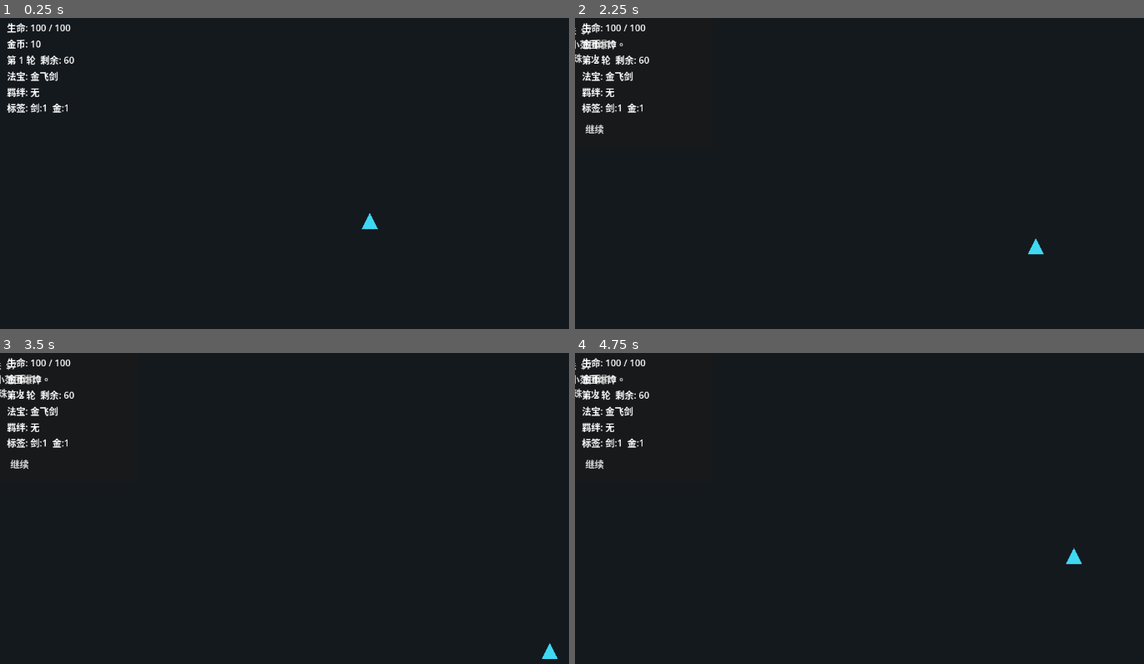
Above: before the commit, frames 1-4 (two rows, left to right).
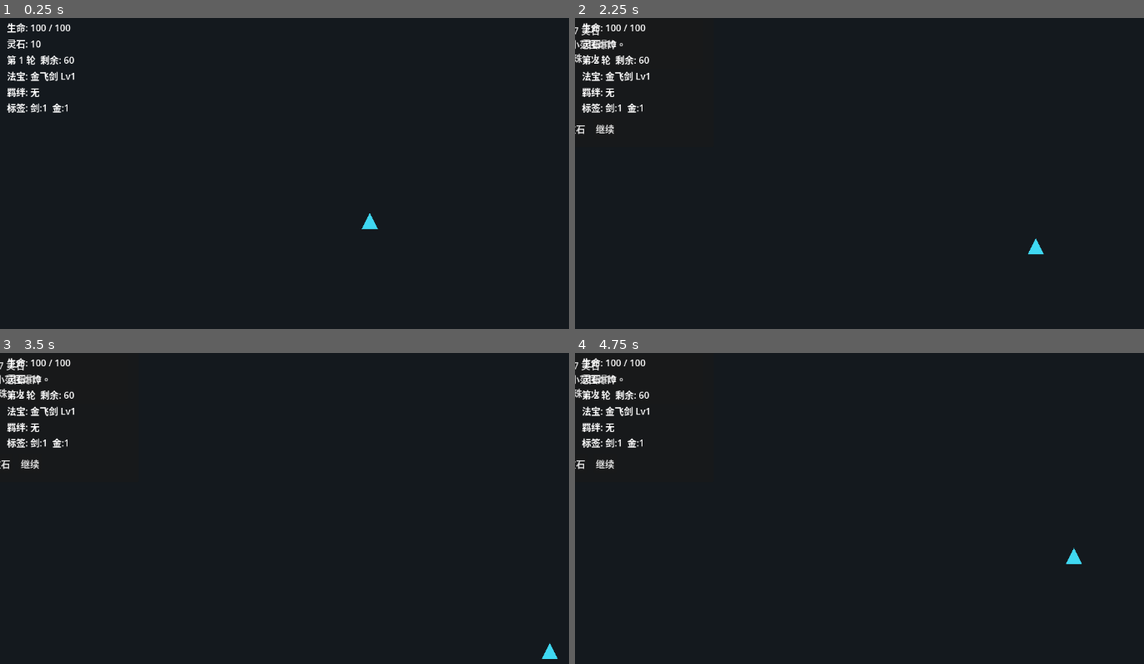
Above: after the commit, the same moments.

Repository: 4everGodK/build-rogue
Game: Godot game, scene res://scenes/Main.tscn
The game is run twice, just before and just after one commit, with the same random seed, the same clock (stepped at 60 frames per second) and the same inputs.
Inputs:
- Up to frame 1 (0.25 s): no input
- Up to frame 2 (2.25 s): tap Enter at 0.5 s; hold Right (ui_right) 0.53-1.25 s; tap T at 0.6, 2.1 s; click "继续" at 1.25 s; tap Space at 2 s; hold Down (ui_down) from 2.03 s (still down)
- Up to frame 3 (3.5 s): release Down (ui_down) at 2.78 s; hold Right (ui_right) from 2.78 s (still down); tap T at 2.85 s
- Up to frame 4 (4.75 s): release Right (ui_right) at 3.53 s; hold Up (ui_up) 3.53-4.28 s; tap T at 3.6, 4.35 s; tap Enter at 4.25 s; hold Left (ui_left) from 4.28 s (still down)

The runs differ from the first frame. In frame 1, less than 0.1% of the frame differs, in the area x 1-14%, y 6-21%; in frame 2, 0.3%, in the area x 0-14%, y 2-38%; in frame 3, 0.3%; in frame 4, 0.3%.

Commit message:
Add artifact fusion upgrades

Diff:
--- a/scripts/artifact_controller.gd
+++ b/scripts/artifact_controller.gd
@@ -16,11 +16,10 @@
 
 func set_artifacts(next_artifacts: Array) -> void:
 	artifacts = next_artifacts.duplicate(true)
-	while cooldowns.size() < artifacts.size():
-		var artifact: Dictionary = artifacts[cooldowns.size()]
-		cooldowns.append(randf_range(0.05, artifact.get("cooldown", 1.0)))
-	if cooldowns.size() > artifacts.size():
-		cooldowns.resize(artifacts.size())
+	cooldowns.clear()
+	for artifact in artifacts:
+		var typed_artifact: Dictionary = artifact
+		cooldowns.append(randf_range(0.05, _effective_cooldown(typed_artifact)))
 
 func _process(delta: float) -> void:
 	if not is_instance_valid(owner_player) or projectile_scene == null:
@@ -31,7 +30,7 @@
 		cooldowns[index] -= delta
 		if cooldowns[index] <= 0.0:
 			_try_attack(artifact)
-			cooldowns[index] = artifact.get("cooldown", 1.0)
+			cooldowns[index] = _effective_cooldown(artifact)
 
 func _try_attack(artifact: Dictionary) -> void:
 	var target: Enemy = _find_nearest_enemy()
@@ -40,7 +39,7 @@
 
 	# Attack behavior is selected by data, so Player stays unaware of artifact types.
 	var attack_type: String = artifact.get("attack_type", "projectile")
-	var damage: float = float(artifact.get("damage", 1.0))
+	var damage: float = _effective_damage(artifact)
 	if attack_type == "projectile":
 		damage *= synergy_manager.projectile_damage_multiplier()
 
@@ -55,6 +54,15 @@
 	projectile_container.add_child(projectile)
 	projectile.setup(owner_player.global_position, target.global_position, damage, options)
 
+func _effective_damage(artifact: Dictionary) -> float:
+	var level: int = int(artifact.get("level", 1))
+	return float(artifact.get("damage", 1.0)) * (1.0 + 0.5 * float(level - 1))
+
+func _effective_cooldown(artifact: Dictionary) -> float:
+	var level: int = int(artifact.get("level", 1))
+	var cooldown_multiplier: float = max(0.55, 1.0 - 0.07 * float(level - 1))
+	return float(artifact.get("cooldown", 1.0)) * cooldown_multiplier
+
 func _find_nearest_enemy() -> Enemy:
 	var nearest: Enemy = null
 	var nearest_distance: float = INF
--- a/scripts/game_ui.gd
+++ b/scripts/game_ui.gd
@@ -11,7 +11,7 @@
 	hp_label.text = "生命: %d / %d" % [current_hp, max_hp]
 
 func set_gold(gold: int) -> void:
-	gold_label.text = "金币: %d" % gold
+	gold_label.text = "灵石: %d" % gold
 
 func set_wave_time(wave: int, time_left: float) -> void:
 	wave_label.text = "第 %d 轮  剩余: %02d" % [wave, max(0, int(ceil(time_left)))]
@@ -23,7 +23,10 @@
 
 	var names: Array[String] = []
 	for artifact in artifacts:
-		names.append(artifact.get("display_name", "未知法宝"))
+		names.append("%s Lv%d" % [
+			artifact.get("display_name", "未知法宝"),
+			int(artifact.get("level", 1))
+		])
 	artifact_label.text = "法宝: " + "、".join(names)
 
 func set_synergies(active_synergies: Dictionary, tag_counts: Dictionary) -> void:
--- a/scripts/player.gd
+++ b/scripts/player.gd
@@ -5,6 +5,8 @@
 signal gold_changed(gold: int)
 signal artifacts_changed(artifacts: Array)
 signal died
+
+const FUSION_COUNT: int = 3
 
 @export var move_speed: float = 220.0
 @export var max_hp: int = 100
@@ -69,6 +71,38 @@
 	return true
 
 func add_artifact(artifact: Dictionary) -> void:
-	artifact_inventory.append(artifact.duplicate(true))
+	var new_artifact: Dictionary = artifact.duplicate(true)
+	if not new_artifact.has("level"):
+		new_artifact["level"] = 1
+	artifact_inventory.append(new_artifact)
+	var artifact_id: String = str(new_artifact.get("id", ""))
+	_resolve_fusions(artifact_id, int(new_artifact.get("level", 1)))
+	_sync_artifacts()
+
+func _resolve_fusions(artifact_id: String, starting_level: int) -> void:
+	var current_level: int = starting_level
+	var fused: bool = true
+	while fused:
+		fused = false
+		var matching_indices: Array[int] = _find_matching_artifact_indices(artifact_id, current_level)
+		if matching_indices.size() >= FUSION_COUNT:
+			for remove_index in range(FUSION_COUNT - 1, -1, -1):
+				artifact_inventory.remove_at(matching_indices[remove_index])
+
+			var upgraded_artifact: Dictionary = ArtifactCatalog.get_artifact(artifact_id)
+			upgraded_artifact["level"] = current_level + 1
+			artifact_inventory.append(upgraded_artifact)
+			current_level += 1
+			fused = true
+
+func _find_matching_artifact_indices(artifact_id: String, level: int) -> Array[int]:
+	var indices: Array[int] = []
+	for index in artifact_inventory.size():
+		var artifact: Dictionary = artifact_inventory[index]
+		if artifact.get("id", "") == artifact_id and int(artifact.get("level", 1)) == level:
+			indices.append(index)
+	return indices
+
+func _sync_artifacts() -> void:
 	artifacts_changed.emit(artifact_inventory)
 	artifact_controller.set_artifacts(artifact_inventory)
--- a/scripts/shop_panel.gd
+++ b/scripts/shop_panel.gd
@@ -19,13 +19,13 @@
 
 func open_shop(wave: int, offers: Array[Dictionary], player_gold: int, reroll_cost: int) -> void:
 	current_offers = offers.duplicate(true)
-	title_label.text = "第 %d 轮结束 - 商店  金币:%d" % [wave, player_gold]
-	reroll_button.text = "刷新 -%d" % reroll_cost
+	title_label.text = "第 %d 轮结束 - 商店  灵石:%d" % [wave, player_gold]
+	reroll_button.text = "刷新 -%d 灵石" % reroll_cost
 	_render_offers(player_gold)
 	show()
 
 func refresh_gold(player_gold: int, reroll_cost: int) -> void:
-	title_label.text = title_label.text.split("  金币:")[0] + ("  金币:%d" % player_gold)
+	title_label.text = title_label.text.split("  灵石:")[0] + ("  灵石:%d" % player_gold)
 	reroll_button.disabled = player_gold < reroll_cost
 	_render_offers(player_gold)
 
@@ -45,7 +45,7 @@
 	var price: int = offer.get("price", 0)
 	var tags_array: Array = offer.get("tags", [])
 	var tags: String = " / ".join(tags_array)
-	button.text = "%s  $%d\n%s\n标签: %s" % [
+	button.text = "%s  %d 灵石\n%s\n标签: %s" % [
 		offer.get("display_name", "未知法宝"),
 		price,
 		offer.get("description", ""),
--- a/ui/GameUI.tscn
+++ b/ui/GameUI.tscn
@@ -34,7 +34,7 @@
 
 [node name="GoldLabel" type="Label" parent="Root/MarginContainer/VBoxContainer"]
 layout_mode = 2
-text = "金币: 0"
+text = "灵石: 0"
 
 [node name="WaveLabel" type="Label" parent="Root/MarginContainer/VBoxContainer"]
 layout_mode = 2
